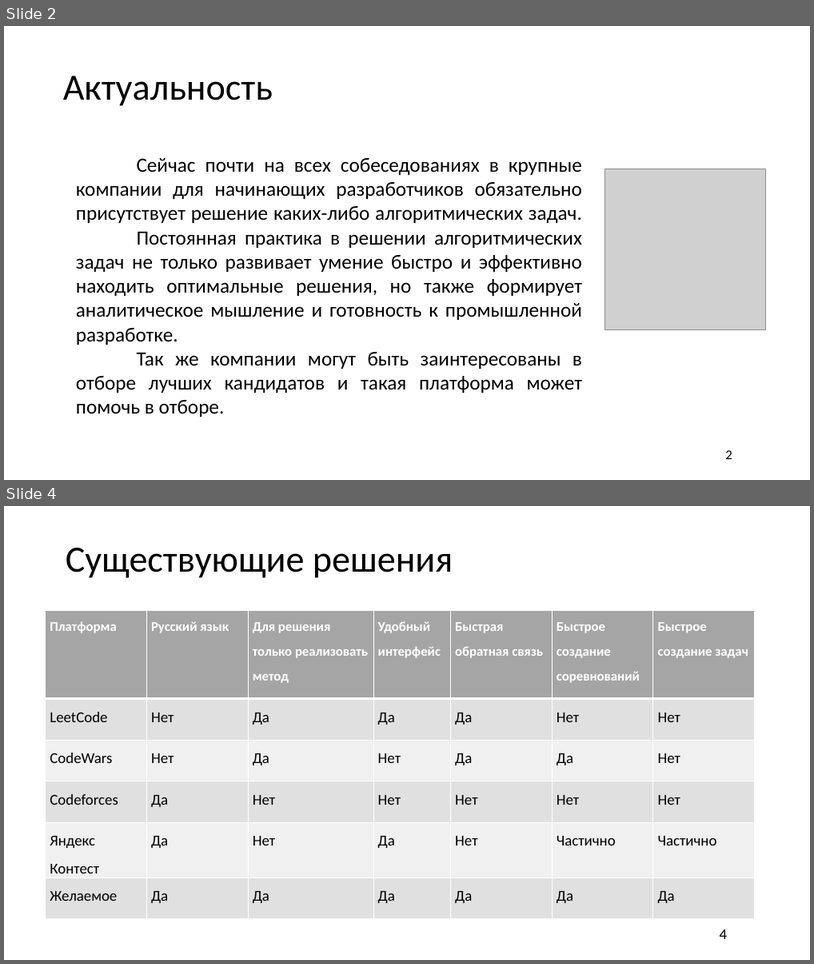
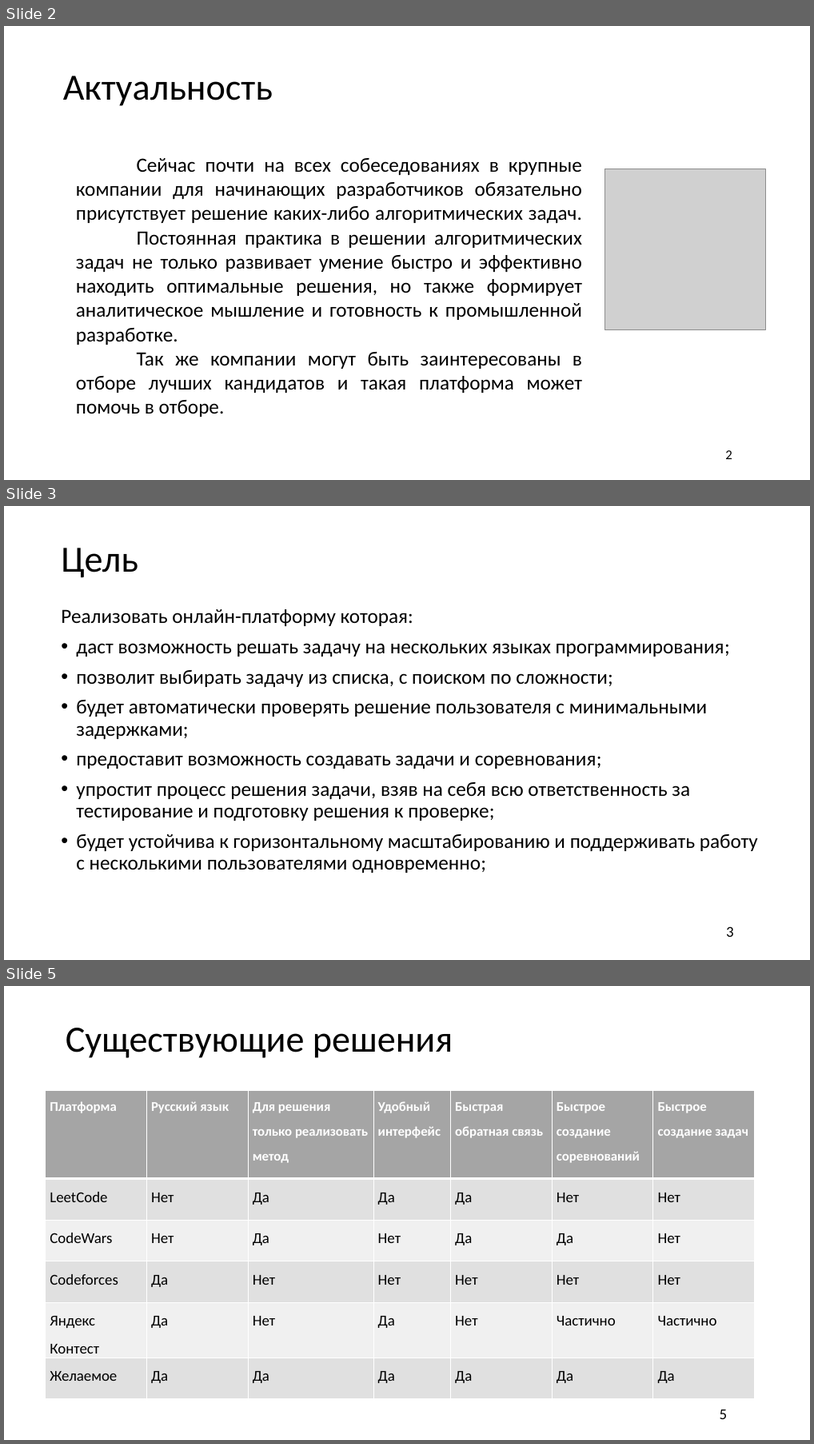
Before and after one commit to R3nnyWeb/Codest, a slide deck: Вашкулатов 12.04.pptx. Shown one above the other, each under a label of ours: slides 2 and 4 before the commit, slides 2, 3 and 5 after it; the slides between them are not shown. The pictures are 814x964 and 814x1444 pixels, drawn with LibreOffice and Linux fonts; fonts in the diff are those of the drawing; grey boxes stand for pictures; background and template pictures are left out. Boxes give left, top, right and bottom in pixels: in the first picture for what was removed or moved away, otherwise in the second. Text is boxed around its words. In the diff, an @@ line names an element or a change of style, - is before the commit and + after.

```diff
--- a/Вашкулатов 12.04.pptx
+++ b/Вашкулатов 12.04.pptx
@@ slide 3 added at [4,506,810,960], background picture (left out) @@
@@ title added at [61,548,138,578], 44 pt, text #000000 @@
+Цель
@@ text added at [61,609,758,872], 24 pt, text #000000 @@
+Реализовать онлайн-платформу которая:
+• даст возможность решать задачу на нескольких языках программирования;
+• позволит выбирать задачу из списка, с поиском по сложности;
+• будет автоматически проверять решение пользователя с минимальными задержками;
+• предоставит возможность создавать задачи и соревнования;
+• упростит процесс решения задачи, взяв на себя всю ответственность за тестирование и подготовку решения к проверке;
+• будет устойчива к горизонтальному масштабированию и поддерживать работу с несколькими пользователями одновременно;
@@ page number added at [726,926,734,936], 18 pt, text #000000 @@
+3
@@ what was slide 4 is now slide 5 @@
@@ page number at [720,1409,728,1419]: text changed @@
-4
+5
```
Also in this commit, not shown: 1 slide changed, 2 slides removed, 9 other files.
